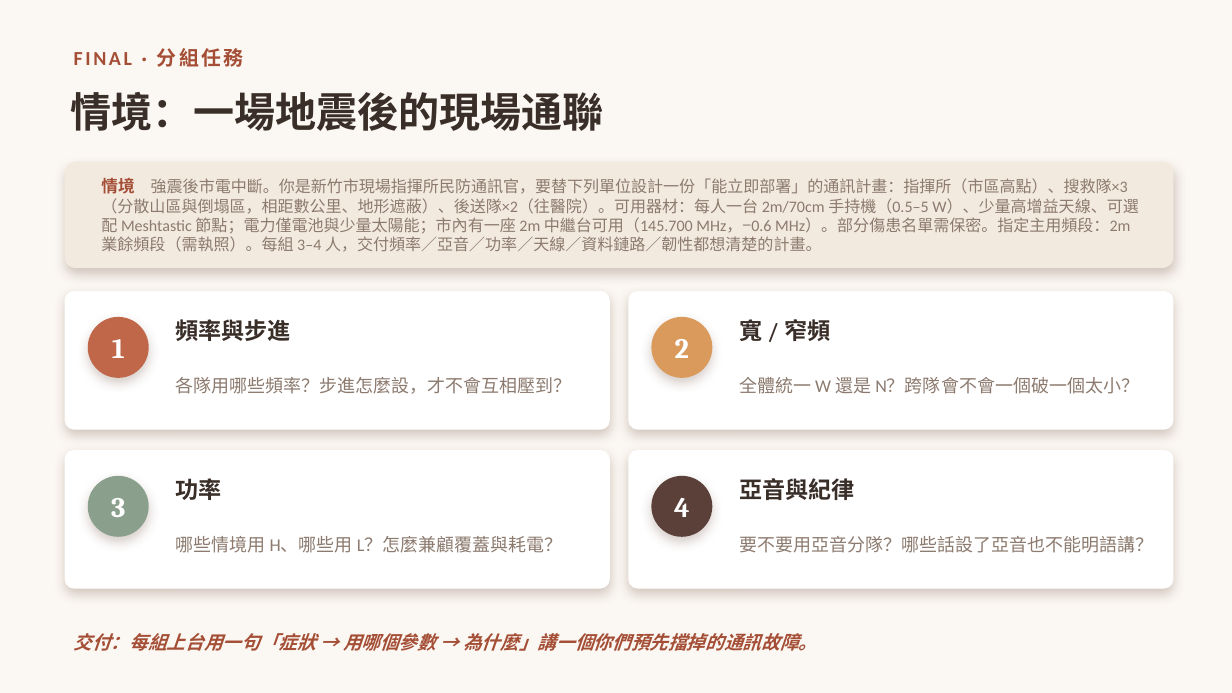
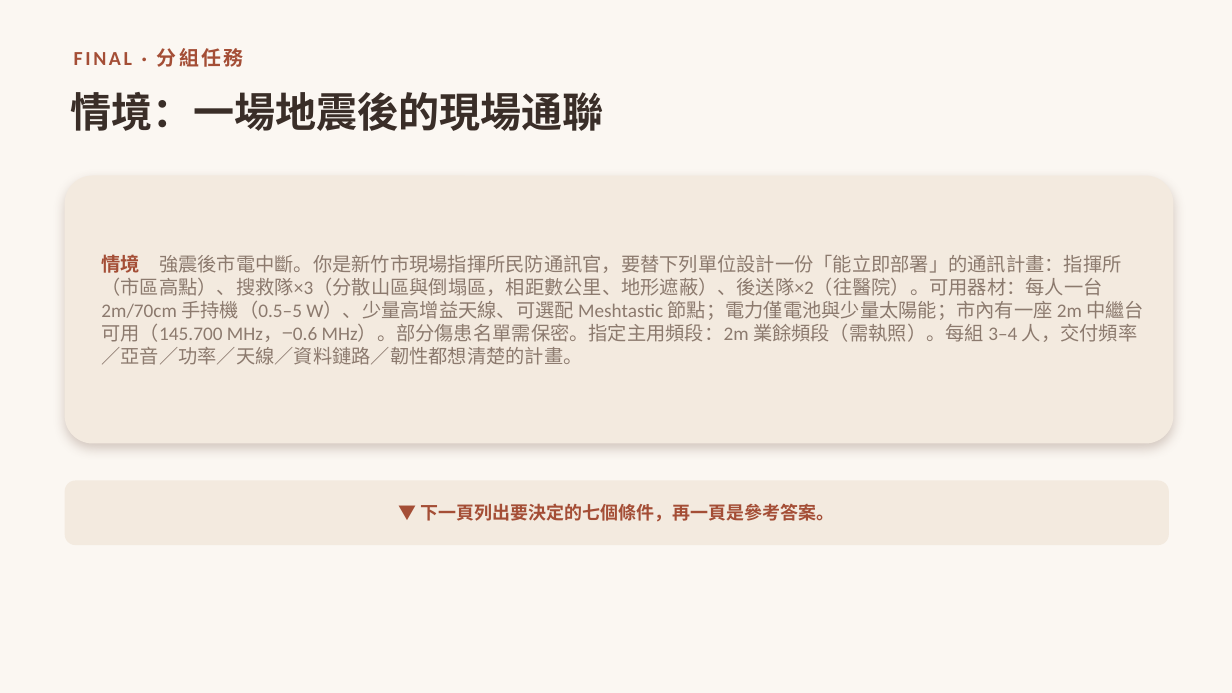
Before and after one commit to winson3QQ/Radio-Advanced, a slide deck: slide 42 of 投影片/進階無線電_課程投影片.pptx. Drawn at 1232x693 pixels with LibreOffice and Linux fonts; fonts in the diff are those of the drawing. Boxes give left, top, right and bottom in pixels: in the first picture for what was removed or moved away, otherwise in the second. Text is boxed around its words. In the diff, an @@ line names an element or a change of style, - is before the commit and + after.

```diff
--- a/投影片/進階無線電_課程投影片.pptx
+++ b/投影片/進階無線電_課程投影片.pptx
@@ rounded rectangle: place and size @@
-rounded rectangle at (65,162,1174,268)
+rounded rectangle at (65,176,1174,444)
@@ text "情境 強震後市電中斷。你是新竹市現場指揮所民防通訊官，要替下列單位設計一份「能立即部署」的通訊計畫：指揮所（市區高點）、 ...": place and size @@
-text "情境 強震後市電中斷。你是新竹市現場指揮所民防通訊官，要替下列單位設計一份「能立即部署」的通訊計畫：指揮所（市區高點）、 ..." at (101,178,1138,252)
+text "情境 強震後市電中斷。你是新竹市現場指揮所民防通訊官，要替下列單位設計一份「能立即部署」的通訊計畫：指揮所（市區高點）、 ..." at (101,255,1144,365)
@@ text "情境 強震後市電中斷。你是新竹市現場指揮所民防通訊官，要替下列單位設計一份「能立即部署」的通訊計畫：指揮所（市區高點）、 ..." at (101,255,1144,365): size 13 to 15 pt in "情境"; size 12.5 to 15 pt @@
@@ rounded rectangle removed at (65,291,610,430) @@
@@ rounded rectangle removed at (628,291,1174,430) @@
@@ ellipse removed at (88,317,149,378) @@
@@ text removed at (175,319,290,341) @@
-頻率與步進
@@ ellipse removed at (652,317,713,378) @@
@@ text removed at (739,319,830,341) @@
-寬 / 窄頻
@@ text removed at (112,339,125,358) @@
-1
@@ text removed at (675,339,689,358) @@
-2
@@ text removed at (175,377,571,394) @@
-各隊用哪些頻率？步進怎麼設，才不會互相壓到？
@@ text removed at (739,377,1139,394) @@
-全體統一 W 還是 N？跨隊會不會一個破一個太小？
@@ rounded rectangle removed at (65,450,610,589) @@
@@ ellipse removed at (88,476,149,537) @@
@@ text removed at (175,478,221,500) @@
-功率
@@ rounded rectangle removed at (628,450,1174,589) @@
@@ ellipse removed at (652,476,713,537) @@
@@ text removed at (739,478,854,500) @@
-亞音與紀律
@@ rounded rectangle added at (65,481,1169,545), fill #F3EADF, 14 pt, text #A44E36, bold @@
+▼ 下一頁列出要決定的七個條件，再一頁是參考答案。
@@ text removed at (111,498,125,517) @@
-3
@@ text removed at (674,498,690,517) @@
-4
@@ text removed at (175,536,563,553) @@
-哪些情境用 H、哪些用 L？怎麼兼顧覆蓋與耗電？
@@ text removed at (739,536,1153,553) @@
-要不要用亞音分隊？哪些話設了亞音也不能明語講？
@@ text removed at (74,633,817,651) @@
-交付：每組上台用一句「症狀 → 用哪個參數 → 為什麼」講一個你們預先擋掉的通訊故障。
```
Also in this commit, not shown: 3 other slides changed, 1 slide added, 1 slide removed.
